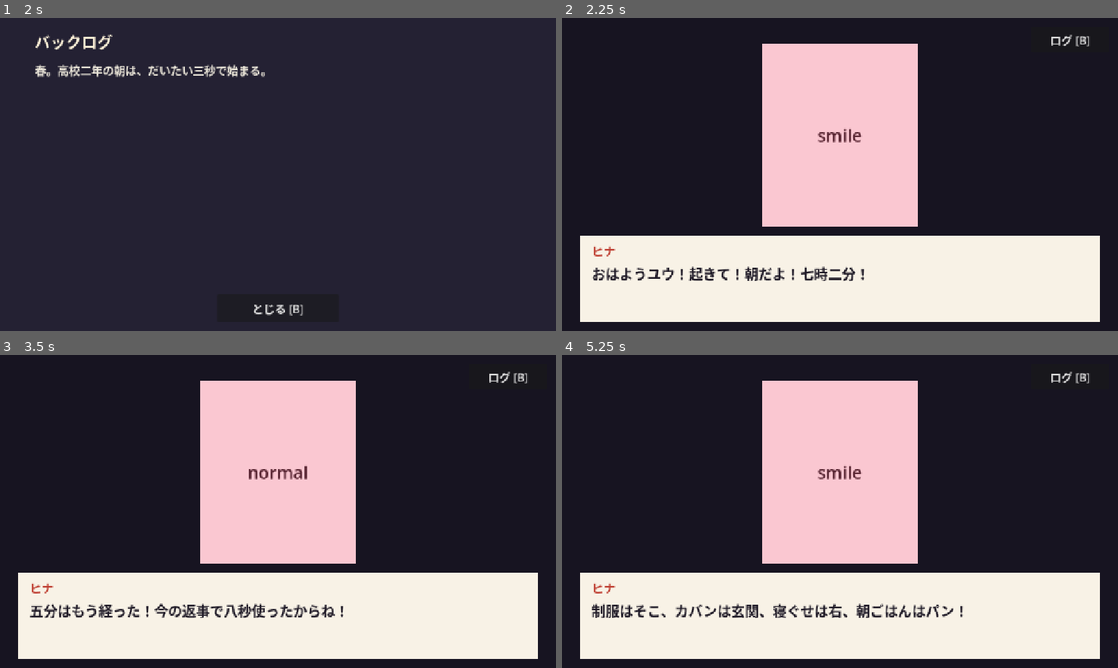
Above: before the commit, frames 1-4 (two rows, left to right).
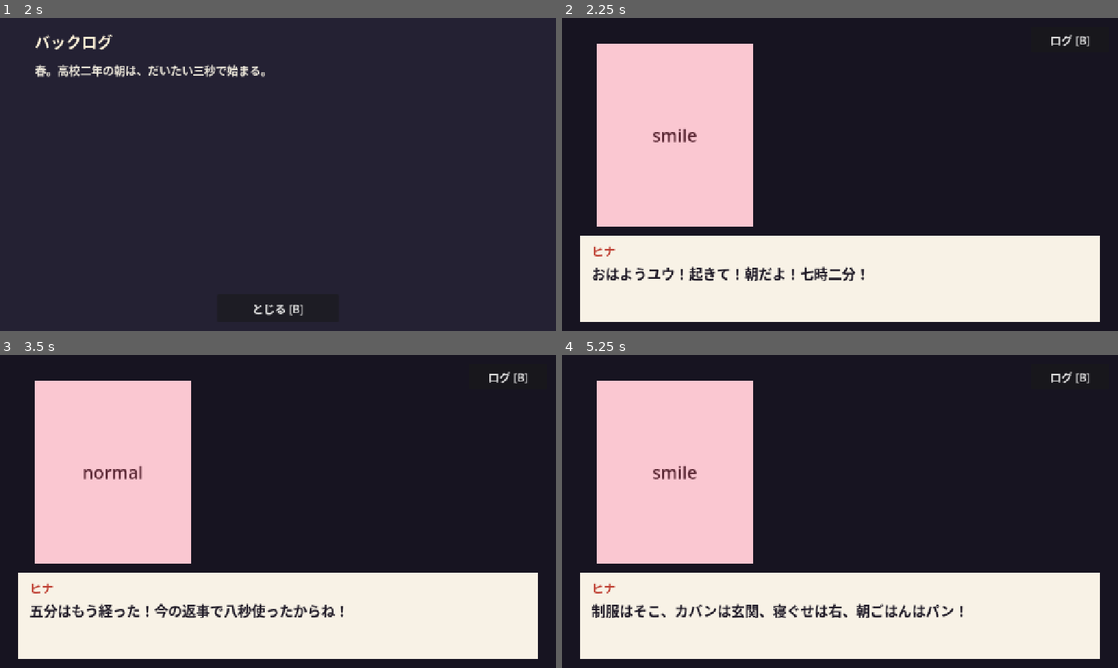
Above: after the commit, the same moments.

Repository: bannzai/fast-galge
Game: Godot game, scene res://scenes/main.tscn
The game is run twice, just before and just after one commit, with the same random seed, the same clock (stepped at 60 frames per second) and the same inputs.
Inputs (mouse positions are in pixels of both pictures, inside the frame that each line leads up to):
- Up to frame 1 (2 s): click "はじめる [Enter]" at 0.5 s; click "ログ [B]" at 1.25 s
- Up to frame 2 (2.25 s): click "とじる [B]" at 2 s
- Up to frame 3 (3.5 s): tap Enter (confirm) at 2.75 s; move the mouse to (400, 495) at 2.77 s; tap 1 (choice_1) at 2.85 s; click (400, 495) at 2.92 s; tap Space at 3.02 s
- Up to frame 4 (5.25 s): move the mouse to (728, 527) at 3.52 s; hold B (backlog) 3.53-4.28 s; tap 2 (choice_2) at 3.6 s; tap Space at 3.77 s; tap Enter (confirm) at 4.25, 5, 5.1 s; move the mouse to (895, 442) at 4.27 s; tap 3 (choice_3) at 4.35 s; move the mouse to (812, 574) at 5.02 s; click (812, 574) at 5.17 s

Frame 1 is identical in both runs. In frame 2, 33% of the frame differs, in the area x 6-64%, y 8-67%; in frame 3, 33%; in frame 4, 33%.

Commit message:
選択肢と立ち絵の色面が重ならない配置にする
CI の撮影 (run 37619609301 の screenshot-choice.png) で、画面中央の立ち絵の色面と表情の名前に選択肢のボタンが重なり、表情の名前がボタンの間から透けて見えていた。立ち絵の色面を左、選択肢と残り時間のバーを右に置いて重ならないようにした

Claude-Session: https://claude.ai/code/session_01LwzK2xb2RVxMnSxTWaYYRA

Diff:
--- a/scenes/main.tscn
+++ b/scenes/main.tscn
@@ -60,9 +60,9 @@
 
 [node name="Portrait" type="ColorRect" parent="ConversationScreen"]
 layout_mode = 0
-offset_left = 460.0
+offset_left = 80.0
 offset_top = 60.0
-offset_right = 820.0
+offset_right = 440.0
 offset_bottom = 480.0
 color = Color(0.98, 0.78, 0.82, 1)
 
@@ -115,14 +115,14 @@
 [node name="Choices" type="Control" parent="ConversationScreen"]
 visible = false
 layout_mode = 0
-offset_left = 240.0
+offset_left = 500.0
 offset_top = 110.0
-offset_right = 1040.0
+offset_right = 1240.0
 offset_bottom = 470.0
 
 [node name="TimeBar" type="ProgressBar" parent="ConversationScreen/Choices"]
 layout_mode = 0
-offset_right = 800.0
+offset_right = 740.0
 offset_bottom = 28.0
 max_value = 1.0
 step = 0.001
@@ -132,7 +132,7 @@
 [node name="Choice1" type="Button" parent="ConversationScreen/Choices"]
 layout_mode = 0
 offset_top = 52.0
-offset_right = 800.0
+offset_right = 740.0
 offset_bottom = 136.0
 focus_mode = 0
 theme_override_font_sizes/font_size = 28
@@ -140,7 +140,7 @@
 [node name="Choice2" type="Button" parent="ConversationScreen/Choices"]
 layout_mode = 0
 offset_top = 156.0
-offset_right = 800.0
+offset_right = 740.0
 offset_bottom = 240.0
 focus_mode = 0
 theme_override_font_sizes/font_size = 28
@@ -148,7 +148,7 @@
 [node name="Choice3" type="Button" parent="ConversationScreen/Choices"]
 layout_mode = 0
 offset_top = 260.0
-offset_right = 800.0
+offset_right = 740.0
 offset_bottom = 344.0
 focus_mode = 0
 theme_override_font_sizes/font_size = 28
